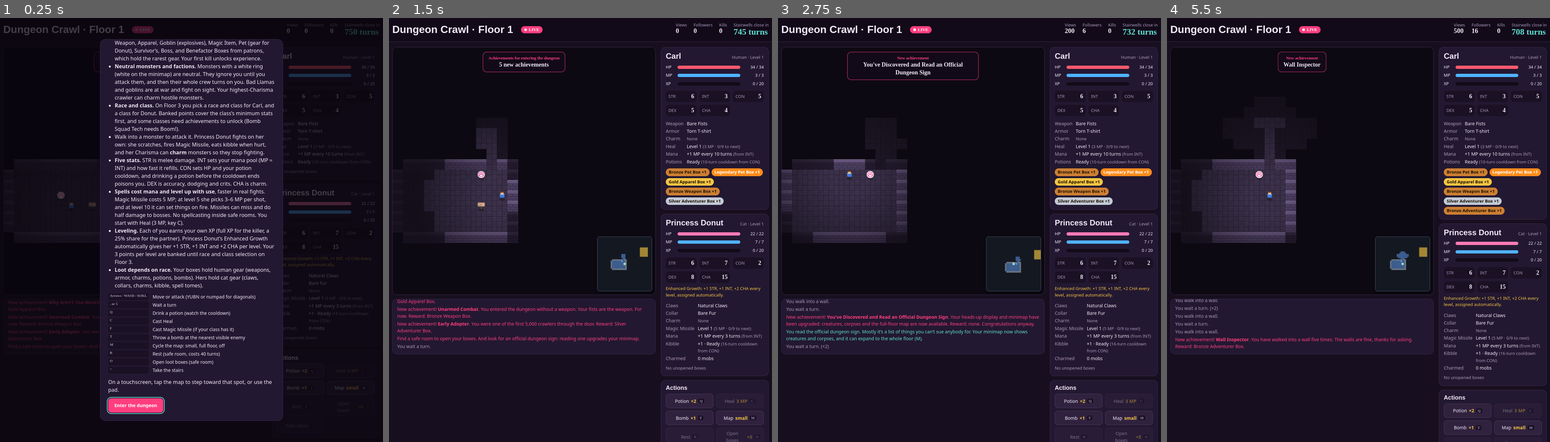
Above: before the commit, frames 1-4 (left to right).
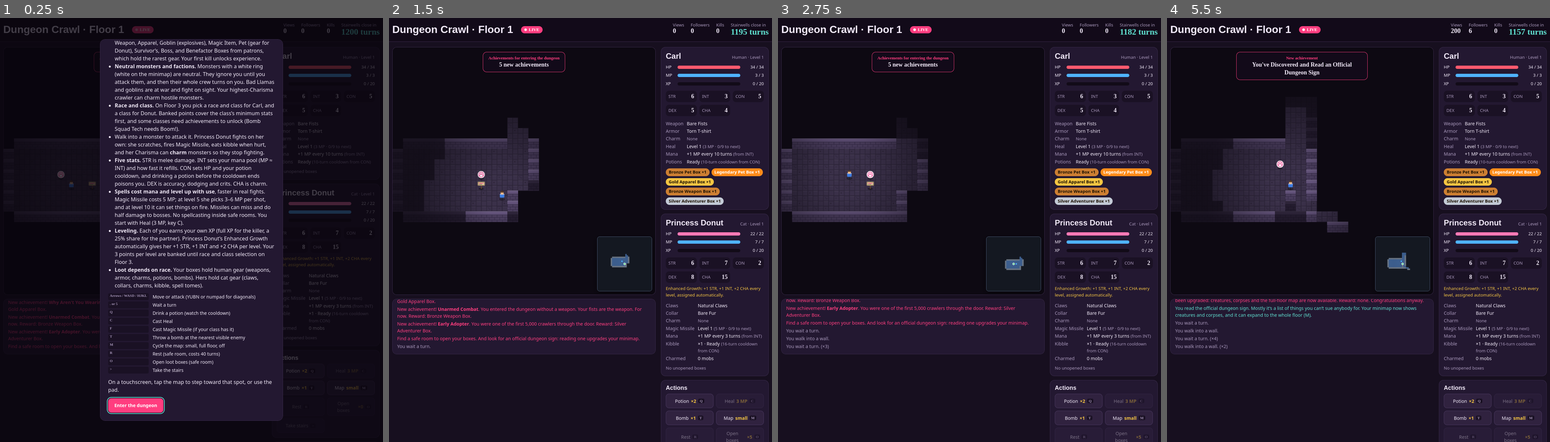
Above: after the commit, the same moments.

Repository: AtheistApe/dungeon-crawl
Game: browser game, page docs/index.html
The game is run twice, just before and just after one commit, with the same random seed, the same clock (stepped at 60 frames per second) and the same inputs.
Inputs (mouse positions are in pixels of both pictures, inside the frame that each line leads up to):
- Up to frame 1 (0.25 s): no input
- Up to frame 2 (1.5 s): click "Enter the dungeon" at 0.27 s; click "Carl Human · Level 1" at 0.52 s; click "Princess Donut Cat · Level 1" at 0.77 s; hold Right from 1.03 s (still down); click (523, 196) at 1.07 s; tap Space at 1.1 s
- Up to frame 3 (2.75 s): release Right at 1.53 s; hold Down 1.58-1.85 s; tap Space at 1.6, 2.1, 2.6 s; click (862, 145) at 1.67 s; hold Left 1.9-2.47 s; click (1103, 221) at 2.02 s; click (965, 132) at 2.27 s; hold Up from 2.52 s (still down)
- Up to frame 4 (5.5 s): release Up at 2.82 s; click (1339, 221) at 2.87 s; hold Right 2.87-3.53 s; tap Space every 0.5 s from 3.1 to 5.1 s; click (1235, 234) at 3.47 s; hold Up 3.58-3.82 s; hold Left 3.87-4.3 s; click (1301, 119) at 4.07 s; hold Down 4.35-4.68 s; click (1492, 369) at 4.52 s; click (1381, 183) at 4.67 s; hold Right 4.73-5.23 s; click (1224, 170) at 5.27 s; hold Down from 5.28 s (still down)

The runs differ from the first frame. In frame 1, 0.3% of the frame differs, in the area x 11-100%, y 1-51%; in frame 2, 3.4%; in frame 3, 5.7%; in frame 4, 8.4%, in the area x 2-100%, y 1-100%.

Commit message:
Bigger floors, off-route boss lairs with entry warning, gentler early XP

Diff:
--- a/docs/index.html
+++ b/docs/index.html
@@ -2538,12 +2538,115 @@
   }
 }
 
-// Generate floor f and place everyone on it. Layout: random rooms joined by L-shaped corridors.
-// Distances from the start room decide the stairwell (farthest), safe room (about halfway) and boss lairs.
+// Lay out floor f in G.map: rooms, corridors and two boss lairs. The lairs are dead-end side rooms with a
+// single doorway, picked from the far half of the floor, so the route from the start to the stairwell never
+// runs through one and you can't stumble into a boss before you've had a chance to level up.
+// Returns null if the layout fails validation; newFloor() just rolls again.
+function layFloor(f) {
+  const W = G.W,
+    H = G.H;
+  G.map.fill(WALL);
+  const rooms = [];
+  for (let t = 0; t < 1500 && rooms.length < 18 + f * 2; t++) {
+    const w = R(5, 10),
+      h = R(4, 7),
+      x = R(1, W - w - 2),
+      y = R(1, H - h - 2);
+    if (rooms.some(r => x < r.x + r.w + 1 && x + w + 1 > r.x && y < r.y + r.h + 1 && y + h + 1 > r.y)) continue;
+    rooms.push({ x, y, w, h, cx: x + (w >> 1), cy: y + (h >> 1) });
+  }
+  if (rooms.length < 12) return null;
+  rooms.sort((a, b) => a.cx - b.cx);
+  const start = rooms[0];
+  // Lairs come from the far half of the floor (by straight-line distance), never the very farthest room.
+  const far = r => Math.hypot(r.cx - start.cx, r.cy - start.cy);
+  const farHalf = rooms
+    .slice(1)
+    .sort((a, b) => far(b) - far(a))
+    .slice(1, Math.ceil(rooms.length / 2));
+  const bossRoom = pick(farHalf);
+  const rest = farHalf.filter(r => r !== bossRoom);
+  const boroughRoom = pick(rest.filter(r => r.w >= 6 && r.h >= 5)) || pick(rest);
+  const lairRooms = [bossRoom, boroughRoom].filter(Boolean);
+  const plain = rooms.filter(r => !lairRooms.includes(r));
+  for (const r of rooms)
+    for (let y = r.y; y < r.y + r.h; y++) for (let x = r.x; x < r.x + r.w; x++) G.map[idx(x, y)] = FLOOR;
+  // L-shaped corridor paths between room centers
+  const seg = (a, b, fixed, horiz) => {
+    const o = [];
+    for (let v = Math.min(a, b); v <= Math.max(a, b); v++) o.push(horiz ? [v, fixed] : [fixed, v]);
+    return o;
+  };
+  const lPath = (a, b, hFirst) =>
+    hFirst
+      ? [...seg(a.cx, b.cx, a.cy, true), ...seg(a.cy, b.cy, b.cx, false)]
+      : [...seg(a.cy, b.cy, a.cx, false), ...seg(a.cx, b.cx, b.cy, true)];
+  const carve = path => {
+    for (const [x, y] of path) G.map[idx(x, y)] = FLOOR;
+  };
+  const nearLair = ([x, y]) => lairRooms.some(r => x >= r.x - 1 && x <= r.x + r.w && y >= r.y - 1 && y <= r.y + r.h);
+  // Join two ordinary rooms, taking whichever bend stays clear of the lairs.
+  const link = (a, b) => {
+    const o = Math.random() < 0.5,
+      p1 = lPath(a, b, o),
+      p2 = lPath(a, b, !o);
+    carve(p1.some(nearLair) && !p2.some(nearLair) ? p2 : p1);
+  };
+  for (let i = 1; i < plain.length; i++) link(plain[i - 1], plain[i]);
+  for (let i = 0; i < 3 + f; i++) link(pick(plain), pick(plain));
+  // Each lair gets one spur from its nearest ordinary room; every other gap in its wall is bricked up.
+  for (const r of lairRooms) {
+    const from = plain.slice().sort((a, b) => Math.hypot(a.cx - r.cx, a.cy - r.cy) - Math.hypot(b.cx - r.cx, b.cy - r.cy))[0];
+    const path = lPath(from, r, Math.random() < 0.5);
+    carve(path);
+    const ring = (x, y) =>
+      x >= r.x - 1 && x <= r.x + r.w && y >= r.y - 1 && y <= r.y + r.h && !inRoom(r, x, y);
+    let door = null;
+    for (const [x, y] of path) if (ring(x, y)) door = [x, y];
+    for (let y = r.y - 1; y <= r.y + r.h; y++)
+      for (let x = r.x - 1; x <= r.x + r.w; x++)
+        if (ring(x, y) && !(door && x == door[0] && y == door[1])) G.map[idx(x, y)] = WALL;
+  }
+  // Validate: with the lairs blocked, every ordinary room must still be reachable from the start,
+  // and each lair's doorway must be reachable and not too close to the start.
+  const bfs = block => {
+    const dist = new Int32Array(W * H).fill(-1),
+      q = [idx(start.cx, start.cy)];
+    dist[q[0]] = 0;
+    for (let h = 0; h < q.length; h++) {
+      const i = q[h],
+        x = i % W,
+        y = (i / W) | 0;
+      for (const [dx, dy] of DIRS) {
+        const nx = x + dx,
+          ny = y + dy,
+          n = idx(nx, ny);
+        if (tile(nx, ny) == WALL || dist[n] >= 0) continue;
+        if (block && lairRooms.some(r => inRoom(r, nx, ny))) continue;
+        dist[n] = dist[i] + 1;
+        q.push(n);
+      }
+    }
+    return dist;
+  };
+  const dist = bfs(true),
+    open = bfs(false),
+    d = r => dist[idx(r.cx, r.cy)];
+  if (plain.some(r => d(r) < 0) || lairRooms.some(r => open[idx(r.cx, r.cy)] < 0)) return null;
+  const others = plain.slice(1).sort((a, b) => d(b) - d(a));
+  const stairRoom = others[0],
+    maxD = d(stairRoom);
+  if (lairRooms.some(r => open[idx(r.cx, r.cy)] < maxD * 0.4)) return null;
+  const safeRoom = others.slice(1).sort((a, b) => Math.abs(d(a) - maxD / 2) - Math.abs(d(b) - maxD / 2))[0];
+  return { rooms, start, stairRoom, safeRoom, bossRoom, boroughRoom };
+}
+
+// Generate floor f and place everyone on it (layout from layFloor). Stairwell is the farthest ordinary room,
+// the safe room sits about halfway there.
 function newFloor(f) {
   G.floor = f;
-  const W = (G.W = 46 + f * 6),
-    H = (G.H = 32 + f * 4);
+  const W = (G.W = 64 + f * 6),
+    H = (G.H = 42 + f * 4);
   G.map = new Uint8Array(W * H);
   G.seen = new Uint8Array(W * H);
   G.vis = new Uint8Array(W * H);
@@ -2557,71 +2660,13 @@
   G.inSafe = false;
   G.floorKills = 0;
   G.floorViews = G.views;
-  G.turns = G.turnsMax = 600 + f * 150;
+  // Bigger floors with more to fight need a longer clock.
+  G.turns = G.turnsMax = 1000 + f * 200;
   G.camX = null;
   G.floorHurt = false;
-  let rooms = [];
-  // Place non-overlapping rooms; retry from scratch in the (rare) case too few fit.
-  for (let attempt = 0; rooms.length < 6 && attempt < 20; attempt++) {
-    rooms = [];
-    for (let t = 0; t < 500 && rooms.length < 12 + f * 2; t++) {
-      const w = R(5, 10),
-        h = R(4, 7),
-        x = R(1, W - w - 2),
-        y = R(1, H - h - 2);
-      if (rooms.some(r => x < r.x + r.w + 1 && x + w + 1 > r.x && y < r.y + r.h + 1 && y + h + 1 > r.y)) continue;
-      rooms.push({ x, y, w, h, cx: x + (w >> 1), cy: y + (h >> 1) });
-    }
-  }
-  for (const r of rooms)
-    for (let y = r.y; y < r.y + r.h; y++) for (let x = r.x; x < r.x + r.w; x++) G.map[idx(x, y)] = FLOOR;
-  const cH = (a, b, y) => {
-    for (let x = Math.min(a, b); x <= Math.max(a, b); x++) G.map[idx(x, y)] = FLOOR;
-  };
-  const cV = (a, b, x) => {
-    for (let y = Math.min(a, b); y <= Math.max(a, b); y++) G.map[idx(x, y)] = FLOOR;
-  };
-  const link = (a, b) => {
-    if (Math.random() < 0.5) {
-      cH(a.cx, b.cx, a.cy);
-      cV(a.cy, b.cy, b.cx);
-    } else {
-      cV(a.cy, b.cy, a.cx);
-      cH(a.cx, b.cx, b.cy);
-    }
-  };
-  rooms.sort((a, b) => a.cx - b.cx);
-  for (let i = 1; i < rooms.length; i++) link(rooms[i - 1], rooms[i]);
-  for (let i = 0; i < 3; i++) link(pick(rooms), pick(rooms));
-  // distances from start
-  const start = rooms[0],
-    dist = new Int32Array(W * H).fill(-1),
-    q = [idx(start.cx, start.cy)];
-  dist[q[0]] = 0;
-  for (let h = 0; h < q.length; h++) {
-    const i = q[h],
-      x = i % W,
-      y = (i / W) | 0;
-    for (const [dx, dy] of DIRS) {
-      const n = idx(x + dx, y + dy);
-      if (tile(x + dx, y + dy) != WALL && dist[n] < 0) {
-        dist[n] = dist[i] + 1;
-        q.push(n);
-      }
-    }
-  }
-  const d = r => dist[idx(r.cx, r.cy)];
-  const others = rooms.slice(1).sort((a, b) => d(b) - d(a));
-  const stairRoom = others[0],
-    maxD = d(stairRoom);
-  const safeRoom = others.slice(1).sort((a, b) => Math.abs(d(a) - maxD / 2) - Math.abs(d(b) - maxD / 2))[0];
-  const bossRoom = others.find(r => r !== stairRoom && r !== safeRoom);
-  const boroughRoom =
-    others
-      .slice()
-      .reverse()
-      .find(r => r !== stairRoom && r !== safeRoom && r !== bossRoom && r.w >= 6 && r.h >= 5 && d(r) > maxD * 0.3) ||
-    others.find(r => r !== stairRoom && r !== safeRoom && r !== bossRoom);
+  let L = null;
+  for (let attempt = 0; !L && attempt < 60; attempt++) L = layFloor(f);
+  const { rooms, start, stairRoom, safeRoom, bossRoom, boroughRoom } = L;
   G.lairs = [];
   for (let y = safeRoom.y; y < safeRoom.y + safeRoom.h; y++)
     for (let x = safeRoom.x; x < safeRoom.x + safeRoom.w; x++) G.map[idx(x, y)] = SAFE;
@@ -2638,7 +2683,7 @@
   const pool = spawnPool(f);
   for (const r of rooms) {
     if (r === start || r === safeRoom || r === bossRoom || r === boroughRoom) continue;
-    const n = R(0, 2 + (f > 1 ? 1 : 0));
+    const n = R(1, 3 + (f > 1 ? 1 : 0));
     for (let i = 0; i < n; i++) {
       const pos = freeIn(r);
       if (!pos) continue;
@@ -2667,7 +2712,8 @@
     G.lairs.push(lair);
     return b;
   };
-  const nb = makeLair(bossRoom, BOSS, mobLevel(BOSS.lvl, f) + 1, 2);
+  // The first Neighborhood Boss is a level gentler: it's the crawlers' first real test.
+  const nb = makeLair(bossRoom, BOSS, mobLevel(BOSS.lvl, f) + (f > 1 ? 1 : 0), 2);
   if (nb && f > 1) {
     nb.name = pick(['Chef Rancid', 'The Gravy Baron', 'Sister Mildew']);
     nb.desc = `${nb.name} runs this floor’s neighborhood like a cafeteria from your worst nightmares. The menu is you.`;
@@ -2683,7 +2729,7 @@
       bb.desc = d0 + ' It guards a stairwell.';
     }
   }
-  for (let i = 0; i < 6 + f; i++) {
+  for (let i = 0; i < 10 + f * 2; i++) {
     const r = pick(rooms.slice(1));
     const pos = freeIn(r);
     if (pos) G.items.push({ ...pos, k: pick(['potion', 'potion', 'bomb', 'bomb', 'box_bronze', 'potion', 'potion']) });
@@ -2859,7 +2905,8 @@
   while (c.xp >= c.next) {
     c.xp -= c.next;
     c.lvl++;
-    c.next = Math.round(c.next * 1.5 + 10);
+    // Gentle early curve (20, 36, 58, 87, 126 ...) so a well-explored floor is worth a few levels.
+    c.next = Math.round(c.next * 1.35 + 9);
     if (c === G.pet) {
       c.str++;
       c.int++;
@@ -3961,6 +4008,28 @@
     log('You walk into a wall.', 'dim');
     if (G.bumps >= 5) award('wall');
     ui();
+    return;
+  }
+  // Stepping into a boss lair seals it, so ask first (once per lair).
+  const lair = G.lairs.find(
+    L => !L.sealed && !L.ok && G.mobs.includes(L.boss) && inRoom(L.room, nx, ny) && !inRoom(L.room, p.x, p.y),
+  );
+  if (lair) {
+    const b = lair.boss,
+      gap = b.level - p.lvl;
+    modal(
+      `<h2>Boss lair ahead</h2><p><b>${b.name}</b>, level ${b.level} ${b.tier} Boss, is waiting inside with ${lair.minions.filter(m => G.mobs.includes(m)).length} minion(s). You are level ${p.lvl}; ${NAMES.pet} is level ${G.pet.lvl}.</p><p class="lvl">Once you step in, the doors seal until the boss is dead.${gap >= 3 ? ' You look badly outmatched. Clearing more of the floor first would help.' : ''}${b.tier == 'Borough' ? ' This boss is optional.' : ''}</p>`,
+      [
+        { label: 'Not yet', primary: 1 },
+        {
+          label: 'Enter the lair',
+          fn: () => {
+            lair.ok = true;
+            move(dx, dy);
+          },
+        },
+      ],
+    );
     return;
   }
   const pt = G.pet;
@@ -4662,7 +4731,7 @@
 function help() {
   modal(
     `<h2>Welcome, crawler</h2><p>The surface is gone. What's left of humanity is being herded through a dungeon for the galaxy's most popular reality show. You're ${NAMES.hero}. Your companion, ${NAMES.pet}, is along for the ride.</p>
-<ul><li><b>Find the stairwell</b> (glowing cyan steps) befor …(142 unchanged characters)… gh Boss that guards a second stairwell. Walk into a lair and the doors seal until the boss is dead. Each crawler ge …(2765 unchanged characters)…
+<ul><li><b>Find the stairwell</b> (glowing cyan steps) befor …(142 unchanged characters)… gh Boss that guards a second stairwell. Lairs are dead-end side rooms, never on the route to the stairwell, so you can clear the rest of the floor and level up first. Step into one and the game asks before the doors seal you in until the boss is dead. Each crawler ge …(2765 unchanged characters)…
 <div class="keys"><kbd>Arrows / WASD / HJKL</kbd><span>Move or attack (YUBN or numpad for diagonals)</span><kbd>. or 5< …(475 unchanged characters)…
 <p>On a touchscreen, tap the map to step toward that spot, or use the pad.</p>`,
     [{ label: 'Enter the dungeon', primary: 1 }],
--- a/src/game.js
+++ b/src/game.js
@@ -1761,12 +1761,115 @@
   }
 }
 
-// Generate floor f and place everyone on it. Layout: random rooms joined by L-shaped corridors.
-// Distances from the start room decide the stairwell (farthest), safe room (about halfway) and boss lairs.
+// Lay out floor f in G.map: rooms, corridors and two boss lairs. The lairs are dead-end side rooms with a
+// single doorway, picked from the far half of the floor, so the route from the start to the stairwell never
+// runs through one and you can't stumble into a boss before you've had a chance to level up.
+// Returns null if the layout fails validation; newFloor() just rolls again.
+function layFloor(f) {
+  const W = G.W,
+    H = G.H;
+  G.map.fill(WALL);
+  const rooms = [];
+  for (let t = 0; t < 1500 && rooms.length < 18 + f * 2; t++) {
+    const w = R(5, 10),
+      h = R(4, 7),
+      x = R(1, W - w - 2),
+      y = R(1, H - h - 2);
+    if (rooms.some(r => x < r.x + r.w + 1 && x + w + 1 > r.x && y < r.y + r.h + 1 && y + h + 1 > r.y)) continue;
+    rooms.push({ x, y, w, h, cx: x + (w >> 1), cy: y + (h >> 1) });
+  }
+  if (rooms.length < 12) return null;
+  rooms.sort((a, b) => a.cx - b.cx);
+  const start = rooms[0];
+  // Lairs come from the far half of the floor (by straight-line distance), never the very farthest room.
+  const far = r => Math.hypot(r.cx - start.cx, r.cy - start.cy);
+  const farHalf = rooms
+    .slice(1)
+    .sort((a, b) => far(b) - far(a))
+    .slice(1, Math.ceil(rooms.length / 2));
+  const bossRoom = pick(farHalf);
+  const rest = farHalf.filter(r => r !== bossRoom);
+  const boroughRoom = pick(rest.filter(r => r.w >= 6 && r.h >= 5)) || pick(rest);
+  const lairRooms = [bossRoom, boroughRoom].filter(Boolean);
+  const plain = rooms.filter(r => !lairRooms.includes(r));
+  for (const r of rooms)
+    for (let y = r.y; y < r.y + r.h; y++) for (let x = r.x; x < r.x + r.w; x++) G.map[idx(x, y)] = FLOOR;
+  // L-shaped corridor paths between room centers
+  const seg = (a, b, fixed, horiz) => {
+    const o = [];
+    for (let v = Math.min(a, b); v <= Math.max(a, b); v++) o.push(horiz ? [v, fixed] : [fixed, v]);
+    return o;
+  };
+  const lPath = (a, b, hFirst) =>
+    hFirst
+      ? [...seg(a.cx, b.cx, a.cy, true), ...seg(a.cy, b.cy, b.cx, false)]
+      : [...seg(a.cy, b.cy, a.cx, false), ...seg(a.cx, b.cx, b.cy, true)];
+  const carve = path => {
+    for (const [x, y] of path) G.map[idx(x, y)] = FLOOR;
+  };
+  const nearLair = ([x, y]) => lairRooms.some(r => x >= r.x - 1 && x <= r.x + r.w && y >= r.y - 1 && y <= r.y + r.h);
+  // Join two ordinary rooms, taking whichever bend stays clear of the lairs.
+  const link = (a, b) => {
+    const o = Math.random() < 0.5,
+      p1 = lPath(a, b, o),
+      p2 = lPath(a, b, !o);
+    carve(p1.some(nearLair) && !p2.some(nearLair) ? p2 : p1);
+  };
+  for (let i = 1; i < plain.length; i++) link(plain[i - 1], plain[i]);
+  for (let i = 0; i < 3 + f; i++) link(pick(plain), pick(plain));
+  // Each lair gets one spur from its nearest ordinary room; every other gap in its wall is bricked up.
+  for (const r of lairRooms) {
+    const from = plain.slice().sort((a, b) => Math.hypot(a.cx - r.cx, a.cy - r.cy) - Math.hypot(b.cx - r.cx, b.cy - r.cy))[0];
+    const path = lPath(from, r, Math.random() < 0.5);
+    carve(path);
+    const ring = (x, y) =>
+      x >= r.x - 1 && x <= r.x + r.w && y >= r.y - 1 && y <= r.y + r.h && !inRoom(r, x, y);
+    let door = null;
+    for (const [x, y] of path) if (ring(x, y)) door = [x, y];
+    for (let y = r.y - 1; y <= r.y + r.h; y++)
+      for (let x = r.x - 1; x <= r.x + r.w; x++)
+        if (ring(x, y) && !(door && x == door[0] && y == door[1])) G.map[idx(x, y)] = WALL;
+  }
+  // Validate: with the lairs blocked, every ordinary room must still be reachable from the start,
+  // and each lair's doorway must be reachable and not too close to the start.
+  const bfs = block => {
+    const dist = new Int32Array(W * H).fill(-1),
+      q = [idx(start.cx, start.cy)];
+    dist[q[0]] = 0;
+    for (let h = 0; h < q.length; h++) {
+      const i = q[h],
+        x = i % W,
+        y = (i / W) | 0;
+      for (const [dx, dy] of DIRS) {
+        const nx = x + dx,
+          ny = y + dy,
+          n = idx(nx, ny);
+        if (tile(nx, ny) == WALL || dist[n] >= 0) continue;
+        if (block && lairRooms.some(r => inRoom(r, nx, ny))) continue;
+        dist[n] = dist[i] + 1;
+        q.push(n);
+      }
+    }
+    return dist;
+  };
+  const dist = bfs(true),
+    open = bfs(false),
+    d = r => dist[idx(r.cx, r.cy)];
+  if (plain.some(r => d(r) < 0) || lairRooms.some(r => open[idx(r.cx, r.cy)] < 0)) return null;
+  const others = plain.slice(1).sort((a, b) => d(b) - d(a));
+  const stairRoom = others[0],
+    maxD = d(stairRoom);
+  if (lairRooms.some(r => open[idx(r.cx, r.cy)] < maxD * 0.4)) return null;
+  const safeRoom = others.slice(1).sort((a, b) => Math.abs(d(a) - maxD / 2) - Math.abs(d(b) - maxD / 2))[0];
+  return { rooms, start, stairRoom, safeRoom, bossRoom, boroughRoom };
+}
+
+// Generate floor f and place everyone on it (layout from layFloor). Stairwell is the farthest ordinary room,
+// the safe room sits about halfway there.
 function newFloor(f) {
   G.floor = f;
-  const W = (G.W = 46 + f * 6),
-    H = (G.H = 32 + f * 4);
+  const W = (G.W = 64 + f * 6),
+    H = (G.H = 42 + f * 4);
   G.map = new Uint8Array(W * H);
   G.seen = new Uint8Array(W * H);
   G.vis = new Uint8Array(W * H);
@@ -1780,71 +1883,13 @@
   G.inSafe = false;
   G.floorKills = 0;
   G.floorViews = G.views;
-  G.turns = G.turnsMax = 600 + f * 150;
+  // Bigger floors with more to fight need a longer clock.
+  G.turns = G.turnsMax = 1000 + f * 200;
   G.camX = null;
   G.floorHurt = false;
-  let rooms = [];
-  // Place non-overlapping rooms; retry from scratch in the (rare) case too few fit.
-  for (let attempt = 0; rooms.length < 6 && attempt < 20; attempt++) {
-    rooms = [];
-    for (let t = 0; t < 500 && rooms.length < 12 + f * 2; t++) {
-      const w = R(5, 10),
-        h = R(4, 7),
-        x = R(1, W - w - 2),
-        y = R(1, H - h - 2);
-      if (rooms.some(r => x < r.x + r.w + 1 && x + w + 1 > r.x && y < r.y + r.h + 1 && y + h + 1 > r.y)) continue;
-      rooms.push({ x, y, w, h, cx: x + (w >> 1), cy: y + (h >> 1) });
-    }
-  }
-  for (const r of rooms)
-    for (let y = r.y; y < r.y + r.h; y++) for (let x = r.x; x < r.x + r.w; x++) G.map[idx(x, y)] = FLOOR;
-  const cH = (a, b, y) => {
-    for (let x = Math.min(a, b); x <= Math.max(a, b); x++) G.map[idx(x, y)] = FLOOR;
-  };
-  const cV = (a, b, x) => {
-    for (let y = Math.min(a, b); y <= Math.max(a, b); y++) G.map[idx(x, y)] = FLOOR;
-  };
-  const link = (a, b) => {
-    if (Math.random() < 0.5) {
-      cH(a.cx, b.cx, a.cy);
-      cV(a.cy, b.cy, b.cx);
-    } else {
-      cV(a.cy, b.cy, a.cx);
-      cH(a.cx, b.cx, b.cy);
-    }
-  };
-  rooms.sort((a, b) => a.cx - b.cx);
-  for (let i = 1; i < rooms.length; i++) link(rooms[i - 1], rooms[i]);
-  for (let i = 0; i < 3; i++) link(pick(rooms), pick(rooms));
-  // distances from start
-  const start = rooms[0],
-    dist = new Int32Array(W * H).fill(-1),
-    q = [idx(start.cx, start.cy)];
-  dist[q[0]] = 0;
-  for (let h = 0; h < q.length; h++) {
-    const i = q[h],
-      x = i % W,
-      y = (i / W) | 0;
-    for (const [dx, dy] of DIRS) {
-      const n = idx(x + dx, y + dy);
-      if (tile(x + dx, y + dy) != WALL && dist[n] < 0) {
-        dist[n] = dist[i] + 1;
-        q.push(n);
-      }
-    }
-  }
-  const d = r => dist[idx(r.cx, r.cy)];
-  const others = rooms.slice(1).sort((a, b) => d(b) - d(a));
-  const stairRoom = others[0],
-    maxD = d(stairRoom);
-  const safeRoom = others.slice(1).sort((a, b) => Math.abs(d(a) - maxD / 2) - Math.abs(d(b) - maxD / 2))[0];
-  const bossRoom = others.find(r => r !== stairRoom && r !== safeRoom);
-  const boroughRoom =
-    others
-      .slice()
-      .reverse()
-      .find(r => r !== stairRoom && r !== safeRoom && r !== bossRoom && r.w >= 6 && r.h >= 5 && d(r) > maxD * 0.3) ||
-    others.find(r => r !== stairRoom && r !== safeRoom && r !== bossRoom);
+  let L = null;
+  for (let attempt = 0; !L && attempt < 60; attempt++) L = layFloor(f);
+  const { rooms, start, stairRoom, safeRoom, bossRoom, boroughRoom } = L;
   G.lairs = [];
   for (let y = safeRoom.y; y < safeRoom.y + safeRoom.h; y++)
     for (let x = safeRoom.x; x < safeRoom.x + safeRoom.w; x++) G.map[idx(x, y)] = SAFE;
@@ -1861,7 +1906,7 @@
   const pool = spawnPool(f);
   for (const r of rooms) {
     if (r === start || r === safeRoom || r === bossRoom || r === boroughRoom) continue;
-    const n = R(0, 2 + (f > 1 ? 1 : 0));
+    const n = R(1, 3 + (f > 1 ? 1 : 0));
     for (let i = 0; i < n; i++) {
       const pos = freeIn(r);
       if (!pos) continue;
@@ -1890,7 +1935,8 @@
     G.lairs.push(lair);
     return b;
   };
-  const nb = makeLair(bossRoom, BOSS, mobLevel(BOSS.lvl, f) + 1, 2);
+  // The first Neighborhood Boss is a level gentler: it's the crawlers' first real test.
+  const nb = makeLair(bossRoom, BOSS, mobLevel(BOSS.lvl, f) + (f > 1 ? 1 : 0), 2);
   if (nb && f > 1) {
     nb.name = pick(['Chef Rancid', 'The Gravy Baron', 'Sister Mildew']);
     nb.desc = `${nb.name} runs this floor’s neighborhood like a cafeteria from your worst nightmares. The menu is you.`;
@@ -1906,7 +1952,7 @@
       bb.desc = d0 + ' It guards a stairwell.';
     }
   }
-  for (let i = 0; i < 6 + f; i++) {
+  for (let i = 0; i < 10 + f * 2; i++) {
     const r = pick(rooms.slice(1));
     const pos = freeIn(r);
     if (pos) G.items.push({ ...pos, k: pick(['potion', 'potion', 'bomb', 'bomb', 'box_bronze', 'potion', 'potion']) });
@@ -2082,7 +2128,8 @@
   while (c.xp >= c.next) {
     c.xp -= c.next;
     c.lvl++;
-    c.next = Math.round(c.next * 1.5 + 10);
+    // Gentle early curve (20, 36, 58, 87, 126 ...) so a well-explored floor is worth a few levels.
+    c.next = Math.round(c.next * 1.35 + 9);
     if (c === G.pet) {
       c.str++;
       c.int++;
@@ -3184,6 +3231,28 @@
     log('You walk into a wall.', 'dim');
     if (G.bumps >= 5) award('wall');
     ui();
+    return;
+  }
+  // Stepping into a boss lair seals it, so ask first (once per lair).
+  const lair = G.lairs.find(
+    L => !L.sealed && !L.ok && G.mobs.includes(L.boss) && inRoom(L.room, nx, ny) && !inRoom(L.room, p.x, p.y),
+  );
+  if (lair) {
+    const b = lair.boss,
+      gap = b.level - p.lvl;
+    modal(
+      `<h2>Boss lair ahead</h2><p><b>${b.name}</b>, level ${b.level} ${b.tier} Boss, is waiting inside with ${lair.minions.filter(m => G.mobs.includes(m)).length} minion(s). You are level ${p.lvl}; ${NAMES.pet} is level ${G.pet.lvl}.</p><p class="lvl">Once you step in, the doors seal until the boss is dead.${gap >= 3 ? ' You look badly outmatched. Clearing more of the floor first would help.' : ''}${b.tier == 'Borough' ? ' This boss is optional.' : ''}</p>`,
+      [
+        { label: 'Not yet', primary: 1 },
+        {
+          label: 'Enter the lair',
+          fn: () => {
+            lair.ok = true;
+            move(dx, dy);
+          },
+        },
+      ],
+    );
     return;
   }
   const pt = G.pet;
@@ -3885,7 +3954,7 @@
 function help() {
   modal(
     `<h2>Welcome, crawler</h2><p>The surface is gone. What's left of humanity is being herded through a dungeon for the galaxy's most popular reality show. You're ${NAMES.hero}. Your companion, ${NAMES.pet}, is along for the ride.</p>
-<ul><li><b>Find the stairwell</b> (glowing cyan steps) befor …(142 unchanged characters)… gh Boss that guards a second stairwell. Walk into a lair and the doors seal until the boss is dead. Each crawler ge …(2765 unchanged characters)…
+<ul><li><b>Find the stairwell</b> (glowing cyan steps) befor …(142 unchanged characters)… gh Boss that guards a second stairwell. Lairs are dead-end side rooms, never on the route to the stairwell, so you can clear the rest of the floor and level up first. Step into one and the game asks before the doors seal you in until the boss is dead. Each crawler ge …(2765 unchanged characters)…
 <div class="keys"><kbd>Arrows / WASD / HJKL</kbd><span>Move or attack (YUBN or numpad for diagonals)</span><kbd>. or 5< …(475 unchanged characters)…
 <p>On a touchscreen, tap the map to step toward that spot, or use the pad.</p>`,
     [{ label: 'Enter the dungeon', primary: 1 }],
